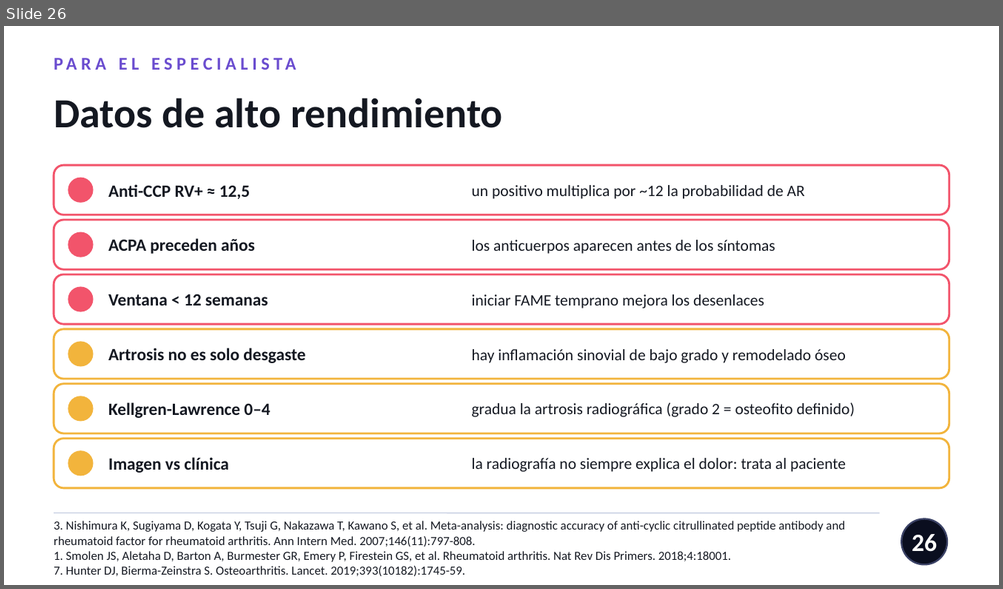
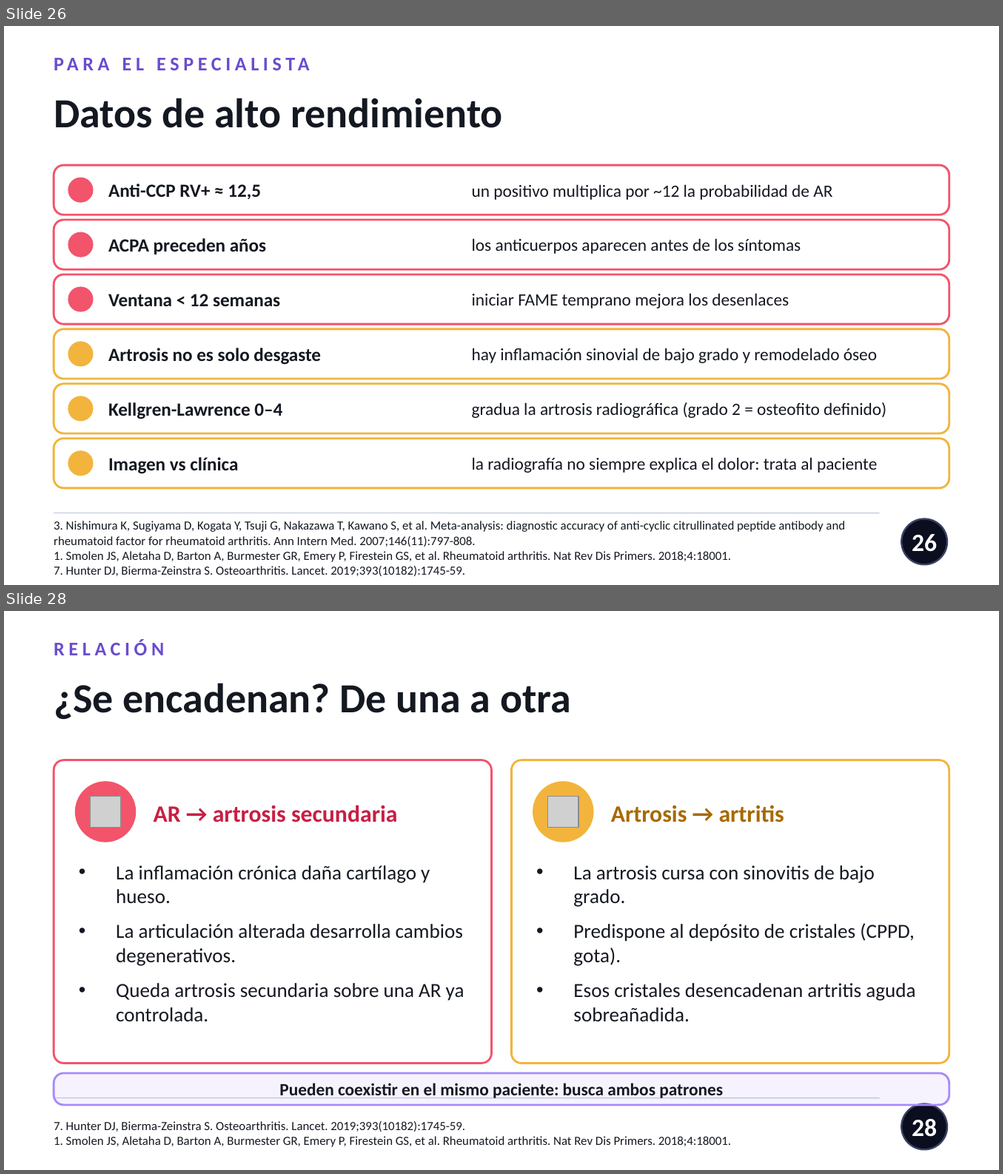
Before and after one commit to nestor120512/nes, a slide deck: Dx_AR_vs_artrosis.pptx. Shown one above the other, each under a label of ours: slide 26 before the commit, slides 26 and 28 after it; the slides between them are not shown. The pictures are 1003x589 and 1003x1174 pixels, drawn with LibreOffice and Linux fonts; fonts in the diff are those of the drawing; grey boxes stand for pictures. Boxes give left, top, right and bottom in pixels: in the first picture for what was removed or moved away, otherwise in the second. Text is boxed around its words. In the diff, an @@ line names an element or a change of style, - is before the commit and + after.

```diff
--- a/Dx_AR_vs_artrosis.pptx
+++ b/Dx_AR_vs_artrosis.pptx
@@ slide 28 added at (4, 611, 999, 1170), background #FFFFFF @@
@@ text added at (54, 639, 164, 655), 14 pt, text #6A4CCF, bold @@
+RELACIÓN
@@ text added at (54, 683, 571, 720), 30 pt, text #141821, bold @@
+¿Se encadenan? De una a otra
@@ rounded rectangle added at (54, 760, 492, 1064), fill #FFFFFF, outline #F2546B 1.5 pt @@
@@ rounded rectangle added at (511, 760, 949, 1064), fill #FFFFFF, outline #F2B43C 1.5 pt @@
@@ ellipse added at (76, 782, 135, 842), fill #F2546B, outline #F2546B 1 pt @@
@@ ellipse added at (533, 782, 593, 842), fill #F2B43C, outline #F2B43C 1 pt @@
@@ picture added at (90, 796, 120, 827) @@
@@ text added at (153, 805, 397, 823), 17 pt, text #C81E43, bold @@
+AR → artrosis secundaria
@@ picture added at (547, 796, 578, 827) @@
@@ text added at (611, 805, 784, 823), 17 pt, text #A66A00, bold @@
+Artrosis → artritis
@@ text added at (116, 866, 464, 1022), 14.5 pt, text #141821 @@
+• La inflamación crónica daña cartílago y hueso.
+• La articulación alterada desarrolla cambios degenerativos.
+• Queda artrosis secundaria sobre una AR ya controlada.
@@ text added at (573, 866, 915, 1022), 14.5 pt, text #141821 @@
+• La artrosis cursa con sinovitis de bajo grado.
+• Predispone al depósito de cristales (CPPD, gota).
+• Esos cristales desencadenan artritis aguda sobreañadida.
@@ rounded rectangle added at (54, 1073, 949, 1105), fill #A78BFA at 10% opacity, outline #A78BFA 1.5 pt @@
@@ line added from (54, 1099) to (879, 1099), #C4CCE0 0.75 pt @@
@@ text added at (279, 1083, 723, 1099), 12.5 pt, text #141821, bold @@
+Pueden coexistir en el mismo paciente: busca ambos patrones
@@ ellipse added at (901, 1105, 947, 1150), fill #0A0E1F, outline #3A4165 1.25 pt @@
@@ page number added at (911, 1119, 936, 1137), 18 pt, text #FFFFFF, bold @@
+28
@@ text added at (54, 1122, 731, 1147), 9 pt, text #141821 @@
+7. Hunter DJ, Bierma-Zeinstra S. Osteoarthritis. Lancet. 2019;393(10182):1745-59.
+1. Smolen JS, Aletaha D, Barton A, Burmester GR, Emery P, Firestein GS, et al. Rheumatoid arthritis. Nat Rev Dis Primers. 2018;4:18001.
@@ slide 26 changed as well @@
@@ text "PARA EL ESPECIALISTA" at (54, 48, 909, 78): size 13 to 14 pt @@
@@ size 12.5 to 13.5 pt in 6 elements at (108, 184, 261, 199), (108, 238, 266, 255), (108, 294, 280, 306), (108, 348, 321, 365), (108, 403, 282, 420), (108, 457, 238, 474) @@
@@ size 11.5 to 12.5 pt in 6 elements at (472, 184, 832, 200), (472, 238, 800, 254), (472, 293, 788, 309), (472, 348, 876, 363), (472, 403, 886, 418), (472, 457, 876, 473) @@
```
Also in this commit, not shown: 31 other slides changed, 1 other slide added.
